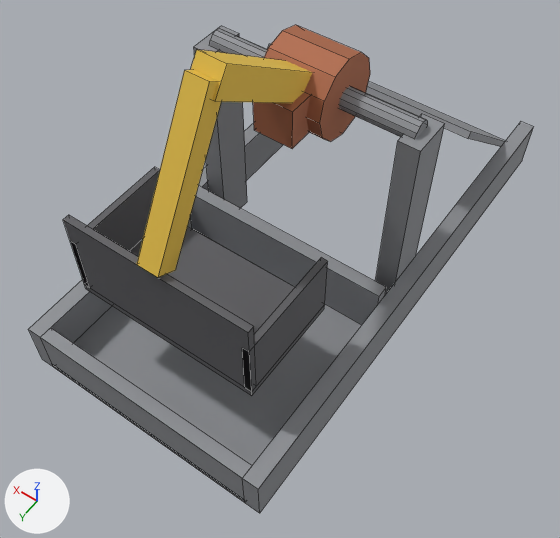
An edit to the Blender file game/assets/models/machines/logistics/source/scooper_arm_long.blend, drawn before and after from the same camera.
The view is the same before and after, from a camera (50 mm lens) standing at (-1.19, 5.43, 4.94) and looking at (0.75, 2.72, 0.67). Arrows for +X, +Y and +Z are at lower left; the lights stay in place. The older version comes first. Mesh edges are drawn as thin lines.

Before the edit, the objects in view are built like this:
```python
me_arm = bpy.data.meshes.new('Arm')
me_arm.from_pydata(...)  # 80 vertices, 56 faces; spans x 0.3..1.7, y 1.7..3.67, z 0.72..2.5
# faces by material slot: [20, 12, 24]
me_arm.materials.append(mat_m_hub)  # orange #b36f50
me_arm.materials.append(mat_m_arm)  # yellow #edc850
me_arm.materials.append(mat_m_bucket)  # dark grey #656569
me_frame = bpy.data.meshes.new('Frame')
me_frame.from_pydata(...)  # 88 vertices, 62 faces; spans x 0.0..2.0, y -0.02..4.0, z 0.0..1.78
me_frame.materials.append(mat_m_frame)  # grey #95979b
ob_arm = bpy.data.objects.new('Arm', me_arm)
ob_arm.location = (0.0, 0.0, 0.0)
ob_frame = bpy.data.objects.new('Frame', me_frame)
ob_frame.location = (0.0, 0.0, 0.0)
```
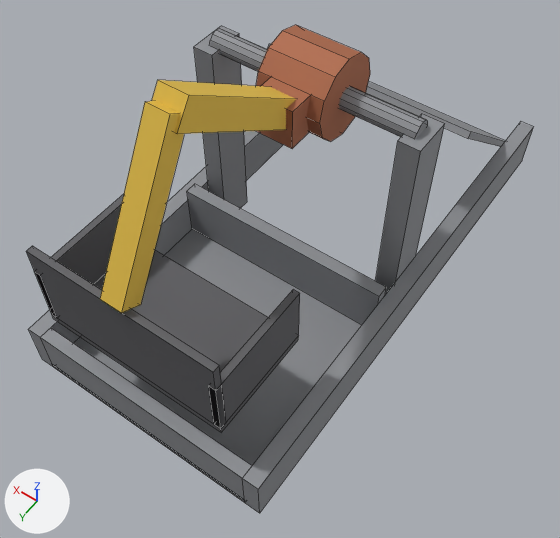
Commit message: scooper v2 - the even less good edition

Location of each change, (x1, y1, x2, y2) in pixels of the pictures (560 x 538 px; the box of a moved part takes in the faces that stretch with it):
'Arm', reshaped (12% wider, 10% taller): before (63, 25, 370, 396); after (26, 25, 370, 432)
part 1 of me_arm, moved or reshaped: before (190, 50, 313, 103); after (152, 80, 296, 134)
part 2 of me_arm, moved or reshaped: before (137, 70, 221, 277); after (100, 101, 184, 313)
part 3 of me_arm, moved or reshaped: before (63, 215, 256, 390); after (26, 246, 226, 428)
part 4 of me_arm, moved or reshaped: before (85, 226, 324, 396); after (52, 250, 298, 432)
part 5 of me_arm, moved or reshaped: before (242, 258, 328, 392); after (209, 290, 300, 429)
part 6 of me_arm, moved or reshaped: before (70, 167, 160, 288); after (35, 194, 124, 318)

What the commit changed:
me_arm is used by ob_arm; location (0.0, 0.0, 0.0).
me_arm had 80 vertices, 56 faces and spanned x 0.3..1.7, y 1.7..3.67, z 0.72..2.5.
me_arm now has 80 vertices, 56 faces and spans x 0.3..1.7, y 1.7..3.97, z 0.72..2.5.
me_arm part 1: the loose piece of 8 vertices spanning x 0.9..1.1, y 1.94..3.08, z 1.62..2.5 is moved by (0.0, 0.3, 0.0).
me_arm part 2: the loose piece of 8 vertices spanning x 0.92..1.08, y 2.95..3.67, z 1.38..2.46 is moved by (0.0, 0.3, 0.0).
me_arm part 3: the loose piece of 8 vertices spanning x 0.3..1.7, y 3.6..3.65, z 0.77..1.42 is moved by (0.0, 0.3, 0.0).
me_arm part 4: the loose piece of 8 vertices spanning x 0.3..1.7, y 2.85..3.65, z 0.72..0.77 is moved by (0.0, 0.3, 0.0).
me_arm part 5: the loose piece of 8 vertices spanning x 0.3..0.35, y 2.85..3.65, z 0.77..1.23 is moved by (0.0, 0.3, 0.0).
me_arm part 6: the loose piece of 8 vertices spanning x 1.65..1.7, y 2.85..3.65, z 0.77..1.23 is moved by (0.0, 0.3, 0.0).
